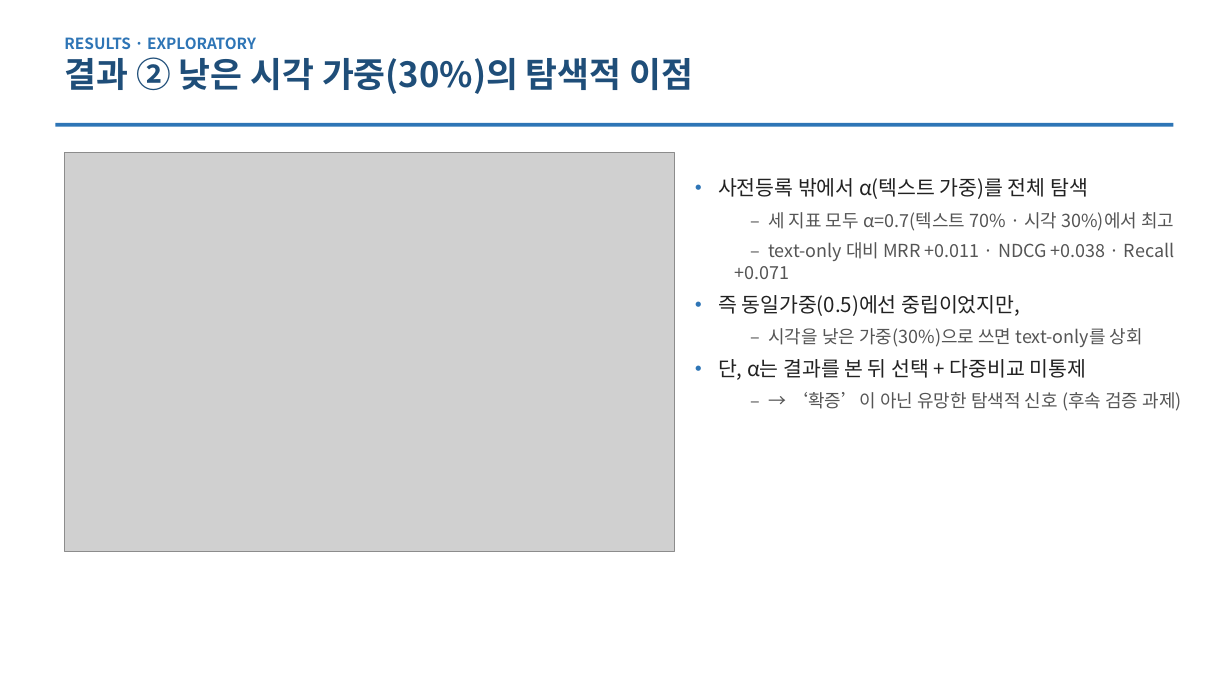
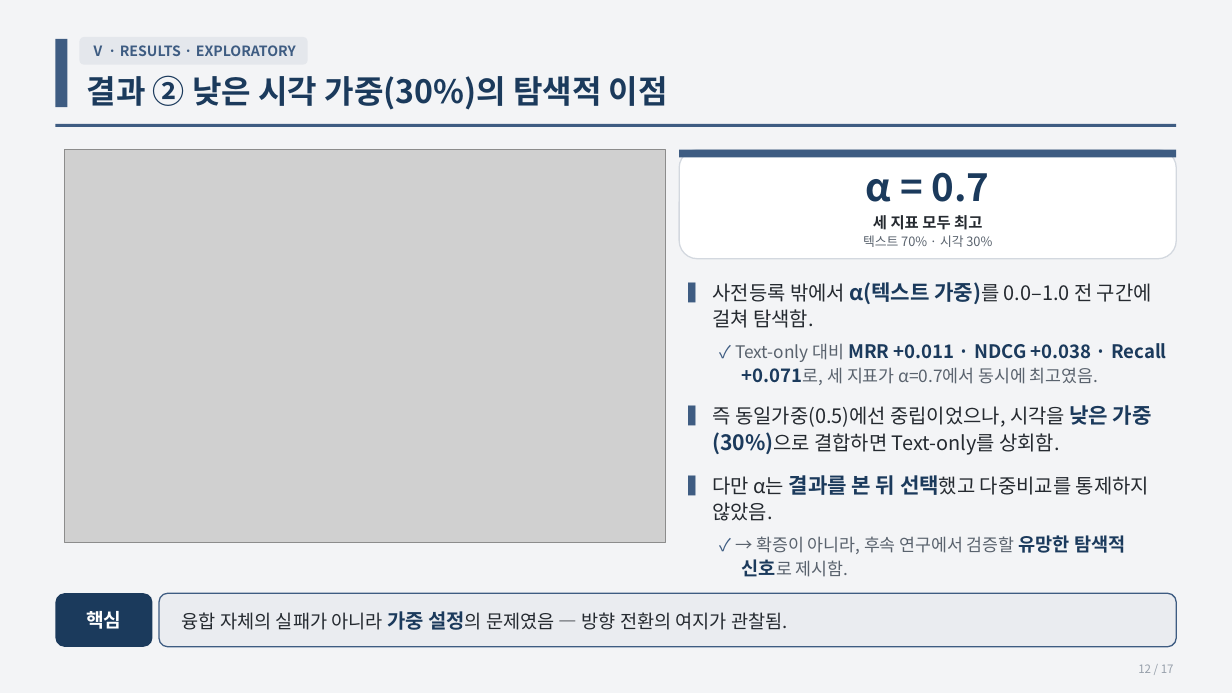
Before and after one commit to ThirdActiveDataExTech/thirdparty-metadata-ingestion, a slide deck: slide 12 of docs/research/P05_thumbnail_fusion/paper_KIICE_발표초안.pptx (slide 9 before the commit). Drawn at 1232x693 pixels with LibreOffice and Linux fonts; fonts in the diff are those of the drawing; grey boxes stand for pictures. Boxes give left, top, right and bottom in pixels: in the first picture for what was removed or moved away, otherwise in the second. Text is boxed around its words. In the diff, an @@ line names an element or a change of style, - is before the commit and + after.

```diff
--- a/docs/research/P05_thumbnail_fusion/paper_KIICE_발표초안.pptx
+++ b/docs/research/P05_thumbnail_fusion/paper_KIICE_발표초안.pptx
@@ background #FFFFFF to #F3F4F6 @@
@@ rectangle added at (55, 39, 67, 107), fill #3E5C82 @@
@@ text at (64, 37, 256, 49): paragraph removed @@
-RESULTS · EXPLORATORY
@@ rounded rectangle added at (79, 37, 308, 65), fill #E4E7EC, 11 pt, text #3E5C82, bold @@
+Ⅴ · RESULTS · EXPLORATORY
@@ text "결과 ② 낮은 시각 가중(30%)의 ...": place and size @@
-text "결과 ② 낮은 시각 가중(30%)의 ..." at (64, 37, 693, 94)
+text "결과 ② 낮은 시각 가중(30%)의 ..." at (87, 75, 668, 110)
@@ text "결과 ② 낮은 시각 가중(30%)의 ..." at (87, 75, 668, 110): size 27 to 25 pt, text colour #1F4E79 to #1B3A5C @@
@@ rectangle at (55, 124, 1177, 127): fill #2E75B6 to #3E5C82 @@
@@ picture: place and size @@
-picture at (65, 152, 675, 552)
+picture at (65, 150, 665, 543)
@@ rounded rectangle added at (679, 150, 1177, 259), fill #FFFFFF, outline #D3D8DF 1 pt, 10 pt, text #5A636E, bold @@
+α = 0.7
+세 지표 모두 최고
+텍스트 70% · 시각 30%
@@ rectangle added at (679, 150, 1177, 158), fill #3E5C82 @@
@@ text at (712, 282, 1167, 577): text changed; size 14 to 15.5 pt; text colour #555555 to #252A30 @@
-• 사전등록 밖에서 α(텍스트 가중)를 전체 탐색
-  – 세 지표 모두 α=0.7(텍스트 70% · 시각 30%)에서 최고
-  – text-only 대비 MRR +0.011 · NDCG +0.038 · Recall +0.071
-• 즉 동일가중(0.5)에선 중립이었지만,
-  – 시각을 낮은 가중(30%)으로 쓰면 text-only를 상회
-• 단, α는 결과를 본 뒤 선택 + 다중비교 미통제
-  – → ‘확증’이 아닌 유망한 탐색적 신호 (후속 검증 과제)
+▍ 사전등록 밖에서 α(텍스트 가중)를 0.0–1.0 전 구간에 걸쳐 탐색함.
+✓ Text‑only 대비 MRR +0.011 · NDCG +0.038 · Recall +0.071로, 세 지표가 α=0.7에서 동시에 최고였음.
+▍ 즉 동일가중(0.5)에선 중립이었으나, 시각을 낮은 가중(30%)으로 결합하면 Text‑only를 상회함.
+▍ 다만 α는 결과를 본 뒤 선택했고 다중비교를 통제하지 않았음.
+✓ → 확증이 아니라, 후속 연구에서 검증할 유망한 탐색적 신호로 제시함.
@@ rounded rectangle added at (55, 593, 152, 647), fill #1B3A5C, 15 pt, text #FFFFFF, bold @@
+핵심
@@ rounded rectangle added at (159, 593, 1177, 647), fill #EAECF0, outline #3E5C82 1 pt, 14.5 pt, text #252A30 @@
+융합 자체의 실패가 아니라 가중 설정의 문제였음 — 방향 전환의 여지가 관찰됨.
@@ text added at (1138, 664, 1174, 673), 9 pt, text #97A0AB @@
+12 / 17
```
Also in this commit, not shown: 11 other slides changed, 6 slides added, 2 slides removed, 22 other files.
